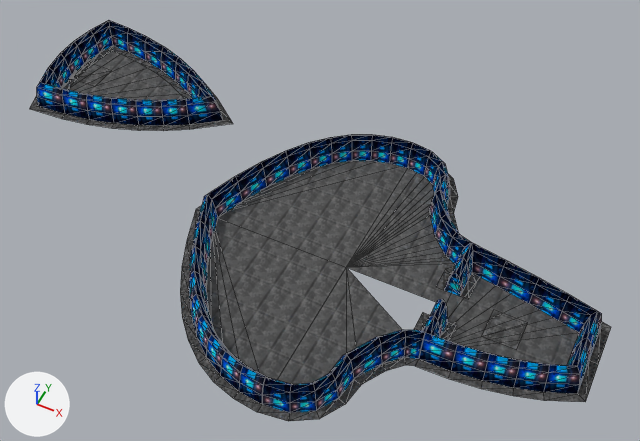
A saved change to the glTF model cpp-version/assets/ships/ship1/levels3d/level_9/level_9.gltf.
Both versions are drawn from a 50 mm camera at (32.9, -20.4, 33.3) aimed at (19.8, 5.9, 0.5). Every picture has the same lights, and +X, +Y and +Z are marked at lower left. The first picture is the older version. Mesh edges are drawn as thin lines. Vertices at exactly the same position are counted once.

Before the edit, the objects in view are built like this:
```python
ob_mesh_11 = bpy.data.objects.new('Mesh_11', me_mesh_11)
ob_mesh_11.location = (0.0, 0.0, 0.0)
ob_mesh_13 = bpy.data.objects.new('Mesh_13', me_mesh_13)
ob_mesh_13.location = (0.0, 0.0, 0.0)
ob_mesh_15 = bpy.data.objects.new('Mesh_15', me_mesh_15)
ob_mesh_15.location = (0.0, 0.0, 0.0)
ob_mesh_24 = bpy.data.objects.new('Mesh_24', me_mesh_24)
ob_mesh_24.location = (0.0, 0.0, 0.0)
ob_mesh_27 = bpy.data.objects.new('Mesh_27', me_mesh_27)
ob_mesh_27.location = (0.0, 0.0, 0.0)
ob_mesh_28 = bpy.data.objects.new('Mesh_28', me_mesh_28)
ob_mesh_28.location = (0.0, 0.0, 0.0)
ob_mesh_4 = bpy.data.objects.new('Mesh_4', me_mesh_4)
ob_mesh_4.location = (0.0, 0.0, 0.0)
ob_mesh_6 = bpy.data.objects.new('Mesh_6', me_mesh_6)
ob_mesh_6.location = (0.0, 0.0, 0.0)
# also in view: 'Mesh_3' at (18.3, 0.2, 0.0); 'Mesh_12' at (25.7, 0.2, 0.8); 'Mesh_14' at (23.6, -2.7, 0.8); 'Mesh_18' at (30.6, 6.4, 0.8); 'Mesh_39' at (16.3, 7.3, 0.0)
```
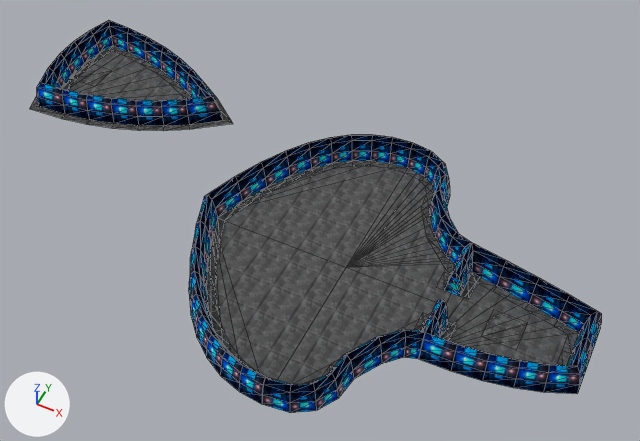
Pixel boxes [x1, y1, x2, y2] of what changed, in the pictures (640 x 441 px; the box of a moved part takes in the faces that stretch with it):
'Mesh_4', reshaped: before [278, 268, 402, 384]; after [278, 268, 437, 384]
'Mesh_28', reshaped: before [180, 210, 262, 412]; after [206, 218, 254, 370]
'Mesh_6', reshaped (not visible afterwards): before [416, 359, 585, 402]
'Mesh_15', reshaped: before [578, 327, 611, 402]; after [557, 333, 579, 365]
'Mesh_13', reshaped (mostly hidden afterwards): before [258, 379, 361, 421]; after [321, 364, 334, 378]
'Mesh_24', reshaped: before [447, 174, 458, 213]; after [405, 168, 434, 209]
'Mesh_11', reshaped (mostly hidden afterwards): before [354, 357, 419, 385]; after [332, 359, 340, 366]
part 4 of me_mesh_13, moved or reshaped: before [338, 379, 361, 404]; after [321, 364, 334, 378]
part 5 of me_mesh_13, moved or reshaped (not visible afterwards): before [316, 399, 345, 419]
part 6 of me_mesh_13, moved or reshaped (not visible afterwards): before [288, 411, 319, 421]
part 7 of me_mesh_13, moved or reshaped (not visible afterwards): before [258, 405, 290, 421]
part 9 of me_mesh_24, moved or reshaped: before [447, 196, 458, 213]; after [421, 194, 434, 209]
part 10 of me_mesh_24, moved or reshaped: before [449, 179, 458, 197]; after [425, 184, 434, 194]
part 11 of me_mesh_24, moved or reshaped (mostly hidden before): before [448, 174, 453, 180]; after [419, 176, 432, 186]
part 12 of me_mesh_24, moved or reshaped (not visible before): after [405, 168, 423, 180]
'Mesh_26', unchanged, uncovered by the edit: before [196, 206, 201, 211]; after [218, 161, 407, 220]

Diff of the bpy script that builds the scene:
```diff
--- a/cpp-version/assets/ships/ship1/levels3d/level_9/level_9.gltf.py
+++ b/cpp-version/assets/ships/ship1/levels3d/level_9/level_9.gltf.py
@@ me_mesh_4 @@
-me_mesh_4.from_pydata(...)  # 18 vertices, 17 faces; spans x 22.1..27.18, y -3.81..4.11, z 0.0
+me_mesh_4.from_pydata(...)  # 19 vertices, 17 faces; spans x 22.1..27.18, y -3.81..4.11, z 0.0
+# me_mesh_4 part 1
+# 17 faces are deleted
+# 1 vertex is added at (27.18, 4.11, 0.0)
+# 17 new faces join them
 me_mesh_4.materials.append(mat_material_0)
@@ me_mesh_6 @@
-me_mesh_6.from_pydata(...)  # 12 vertices, 10 faces; spans x 27.18..34.34, y 0.46..2.29, z 0.01
+me_mesh_6.from_pydata(...)  # 12 vertices, 10 faces; spans x 27.58..33.12, y 1.68..3.04, z 0.01
+# me_mesh_6 part 2: 12 of 12 vertices moved; they spanned x 27.18..34.34, y 0.46..2.29, z 0.01 and now span x 27.58..33.12, y 1.68..3.04, z 0.01; mean shift (-0.27, 1.12, 0.0)
 me_mesh_6.materials.append(mat_material_1)
@@ me_mesh_11 @@
-me_mesh_11.from_pydata(...)  # 8 vertices, 6 faces; spans x 25.04..27.18, y -1.46..0.86, z 0.01
-me_mesh_11.vertices[0].co = (27.18, 0.86, 0.01)  # pixel (418, 358)
-me_mesh_11.vertices[1].co = (27.18, 0.46, 0.01)  # pixel (415, 366)
-me_mesh_11.vertices[2].co = (26.56, 0.65, 0.01)  # pixel (403, 357)
-me_mesh_11.vertices[3].co = (26.78, 0.31, 0.01)  # pixel (405, 365)
-me_mesh_11.vertices[4].co = (25.81, -0.1, 0.01)  # pixel (381, 363)
-me_mesh_11.vertices[5].co = (26.13, -0.35, 0.01)  # pixel (386, 370)
-me_mesh_11.vertices[6].co = (25.04, -1.37, 0.01)  # pixel (353, 379)
-me_mesh_11.vertices[7].co = (25.45, -1.46, 0.01)  # pixel (361, 384)
+me_mesh_11.from_pydata(...)  # 8 vertices, 6 faces; spans x 23.83..26.77, y -1.17..2.08, z 0.01
+# me_mesh_11 part 3
+me_mesh_11.vertices[0].co = (26.37, 2.08, 0.01)
+me_mesh_11.vertices[1].co = (26.77, 1.68, 0.01)
+me_mesh_11.vertices[2].co = (25.88, 1.66, 0.01)
+me_mesh_11.vertices[3].co = (26.11, 1.33, 0.01)
+me_mesh_11.vertices[4].co = (24.83, 0.63, 0.01)
+me_mesh_11.vertices[5].co = (25.16, 0.38, 0.01)
+me_mesh_11.vertices[6].co = (23.83, -1.08, 0.01)  # pixel (331, 363)
+me_mesh_11.vertices[7].co = (24.23, -1.17, 0.01)
 me_mesh_11.materials.append(mat_material_1)
@@ me_mesh_13 @@
-me_mesh_13.from_pydata(...)  # 10 vertices, 8 faces; spans x 22.1..25.45, y -4.62..-1.37, z 0.01
+me_mesh_13.from_pydata(...)  # 10 vertices, 8 faces; spans x 22.1..24.23, y -3.4..-1.08, z 0.01
+# me_mesh_13 part 4: all 2 vertices in x 24.86..25.25, y -2.64..-2.51, z 0.01 are moved by (-1.16, 0.39, 0.0)
+# me_mesh_13 part 5: all 2 vertices in x 24.29..24.58, y -3.75..-3.46, z 0.01 are moved by (-0.86, 0.86, 0.0)
+# me_mesh_13 part 6: all 2 vertices in x 23.34..23.47, y -4.42..-4.04, z 0.01 are moved by (-0.39, 1.16, 0.0)
+# me_mesh_13 part 7: all 2 vertices in x 22.1, y -4.62..-4.22, z 0.01 are moved by (0.0, 1.22, 0.0)
+# other edits to the shape of me_mesh_13 do not show in these pictures
 me_mesh_13.materials.append(mat_material_1)
@@ me_mesh_15 @@
-me_mesh_15.from_pydata(...)  # 6 vertices, 4 faces; spans x 33.93..34.34, y 2.04..6.35, z 0.01
-me_mesh_15.vertices[0].co = (34.34, 2.04, 0.01)  # pixel (585, 401)
-me_mesh_15.vertices[1].co = (33.93, 2.29, 0.01)  # pixel (577, 393)
-me_mesh_15.vertices[2].co = (34.34, 4.13, 0.01)  # pixel (598, 364)
-me_mesh_15.vertices[3].co = (33.93, 4.13, 0.01)  # pixel (589, 360)
-me_mesh_15.vertices[4].co = (34.34, 6.35, 0.01)  # pixel (611, 327)
-me_mesh_15.vertices[5].co = (33.93, 6.03, 0.01)  # pixel (600, 328)
+me_mesh_15.from_pydata(...)  # 6 vertices, 4 faces; spans x 32.72..33.12, y 2.79..5.4, z 0.01
+# me_mesh_15 part 8
+me_mesh_15.vertices[0].co = (33.12, 2.79, 0.01)
+me_mesh_15.vertices[1].co = (32.72, 3.04, 0.01)
+me_mesh_15.vertices[2].co = (33.12, 4.13, 0.01)  # pixel (571, 353)
+me_mesh_15.vertices[3].co = (32.72, 4.13, 0.01)  # pixel (562, 350)
+me_mesh_15.vertices[4].co = (33.12, 5.4, 0.01)  # pixel (579, 332)
+me_mesh_15.vertices[5].co = (32.72, 5.08, 0.01)  # pixel (568, 334)
 me_mesh_15.materials.append(mat_material_1)
@@ me_mesh_24 @@
-me_mesh_24.from_pydata(...)  # 10 vertices, 8 faces; spans x 22.1..25.45, y 9.62..12.88, z 0.01
+me_mesh_24.from_pydata(...)  # 10 vertices, 8 faces; spans x 22.1..24.23, y 9.33..11.66, z 0.01
+# me_mesh_24 part 9: all 2 vertices in x 24.86..25.25, y 10.76..10.89, z 0.01 are moved by (-1.16, -0.39, 0.0)
+# me_mesh_24 part 10: all 2 vertices in x 24.29..24.58, y 11.72..12.0, z 0.01 are moved by (-0.86, -0.86, 0.0)
+# me_mesh_24 part 11: all 2 vertices in x 23.34..23.47, y 12.29..12.68, z 0.01 are moved by (-0.39, -1.16, 0.0)
+# me_mesh_24 part 12: all 2 vertices in x 22.1, y 12.47..12.88, z 0.01 are moved by (0.0, -1.22, 0.0)
+# other edits to the shape of me_mesh_24 do not show in these pictures
 me_mesh_24.materials.append(mat_material_1)
@@ me_mesh_28 @@
-me_mesh_28.from_pydata(...)  # 20 vertices, 18 faces; spans x 13.62..22.1, y -4.62..4.11, z 0.01
+me_mesh_28.from_pydata(...)  # 20 vertices, 18 faces; spans x 14.9..22.1, y -3.4..4.12, z 0.01
+# me_mesh_28 part 13: 20 of 20 vertices moved; they spanned x 13.62..22.1, y -4.62..4.11, z 0.01 and now span x 14.9..22.1, y -3.4..4.12, z 0.01; mean shift (0.76, 0.79, 0.0)
 me_mesh_28.materials.append(mat_material_1)
```
